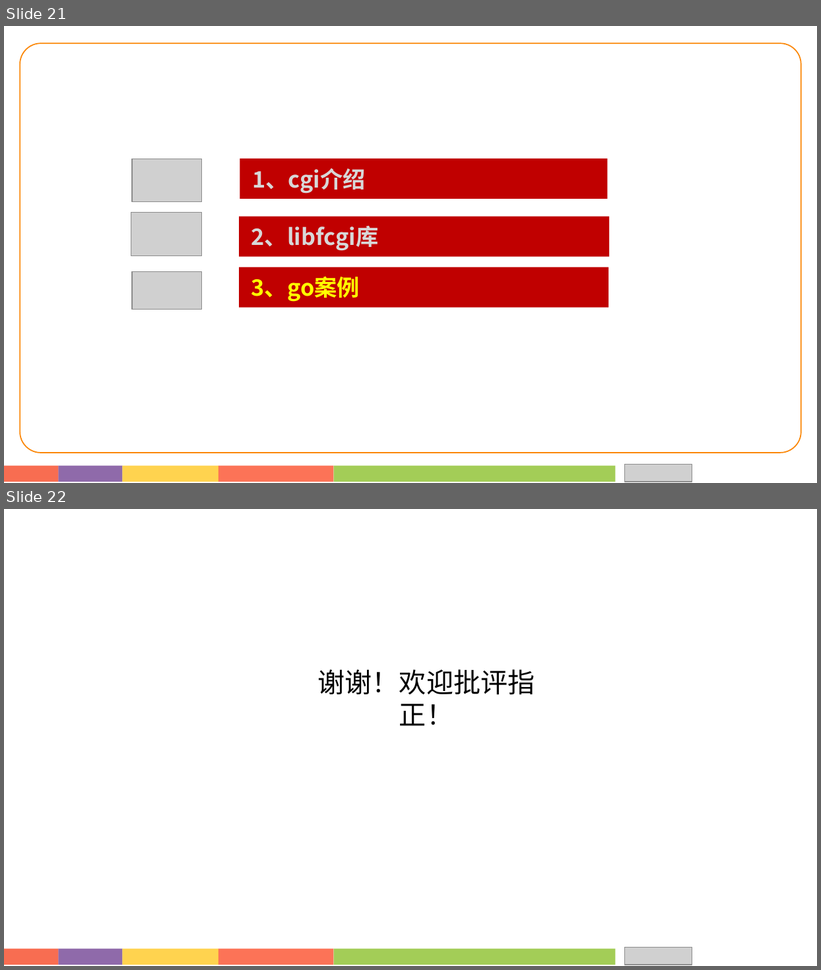
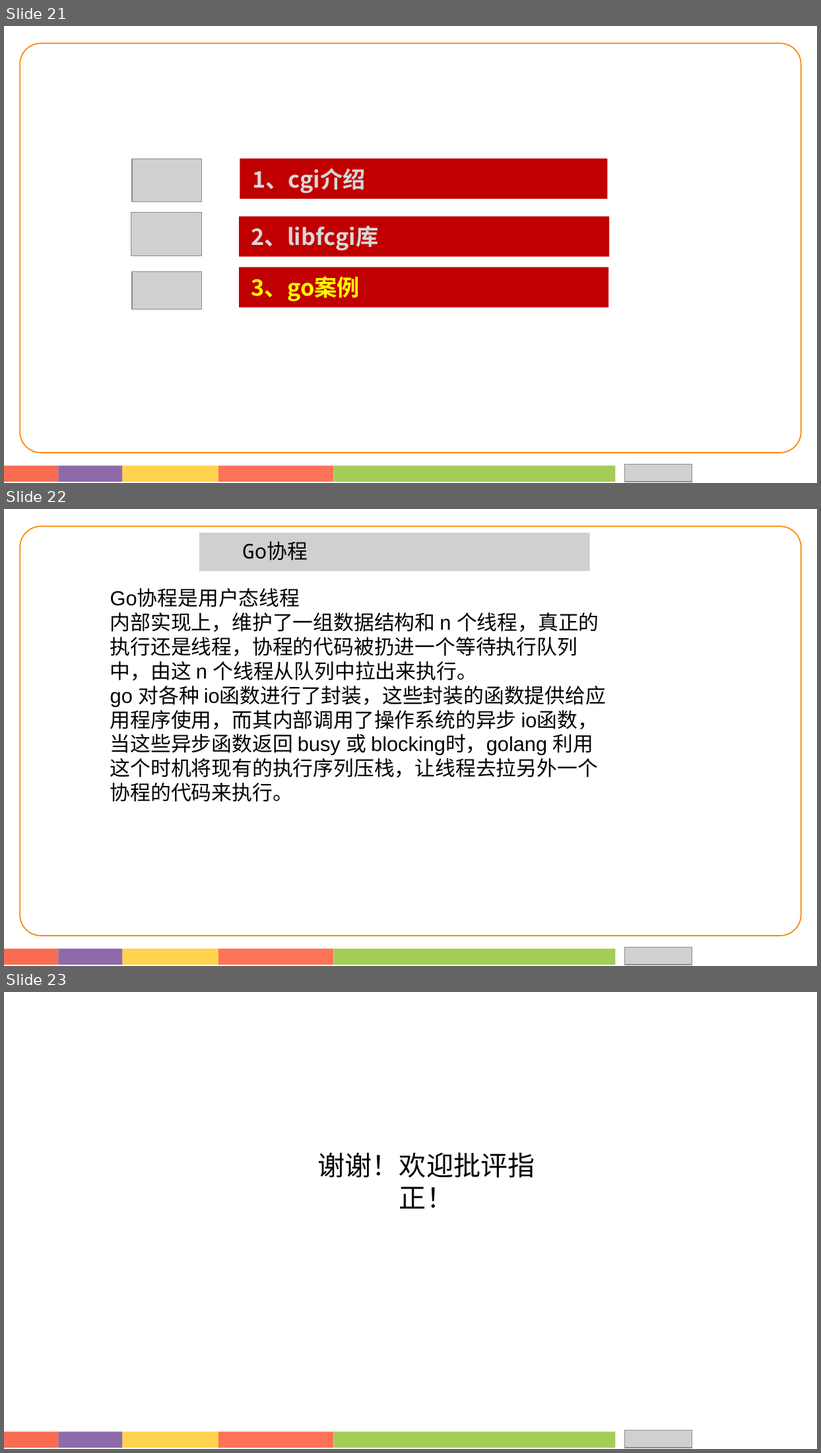
Before and after one commit to wangfengfly/go, a slide deck: Go语言技术分享.ppt. Shown one above the other, each under a label of ours: slides 21 and 22 before the commit, slides 21, 22 and 23 after it. The pictures are 821x970 and 821x1453 pixels, drawn with LibreOffice and Linux fonts; fonts in the diff are those of the drawing; grey boxes stand for pictures. Boxes give left, top, right and bottom in pixels: in the first picture for what was removed or moved away, otherwise in the second. Text is boxed around its words. In the diff, an @@ line names an element or a change of style, - is before the commit and + after.

```diff
--- a/Go语言技术分享.ppt
+++ b/Go语言技术分享.ppt
@@ slide 22 added at (4, 509, 817, 966), background #FFFFFF @@
@@ rounded rectangle added at (20, 526, 802, 936), outline #FB8605 0.99 pt @@
@@ picture added at (199, 533, 589, 571) @@
@@ text added at (242, 541, 308, 560), 18 pt, text #000000 @@
+Go协程
@@ text added at (110, 589, 606, 802), 18 pt, text #000000 @@
+Go协程是用户态线程
+内部实现上，维护了一组数据结构和 n 个线程，真正的执行还是线程，协程的代码被扔进一个等待执行队列中，由这 n 个线程从队列中拉出来执行。
+go 对各种 io函数进行了封装，这些封装的函数提供给应用程序使用，而其内部调用了操作系统的异步 io函数，当这些异步函数返回 busy 或 blocking时，golang 利用这个时机将现有的执行序列压栈，让线程去拉另外一个协程的代码来执行。
@@ group added at (4, 948, 693, 965): 5 rectangles, 1 picture @@
@@ what was slide 22 is now slide 23 @@
```
Also in this commit, not shown: 2 slides changed.
